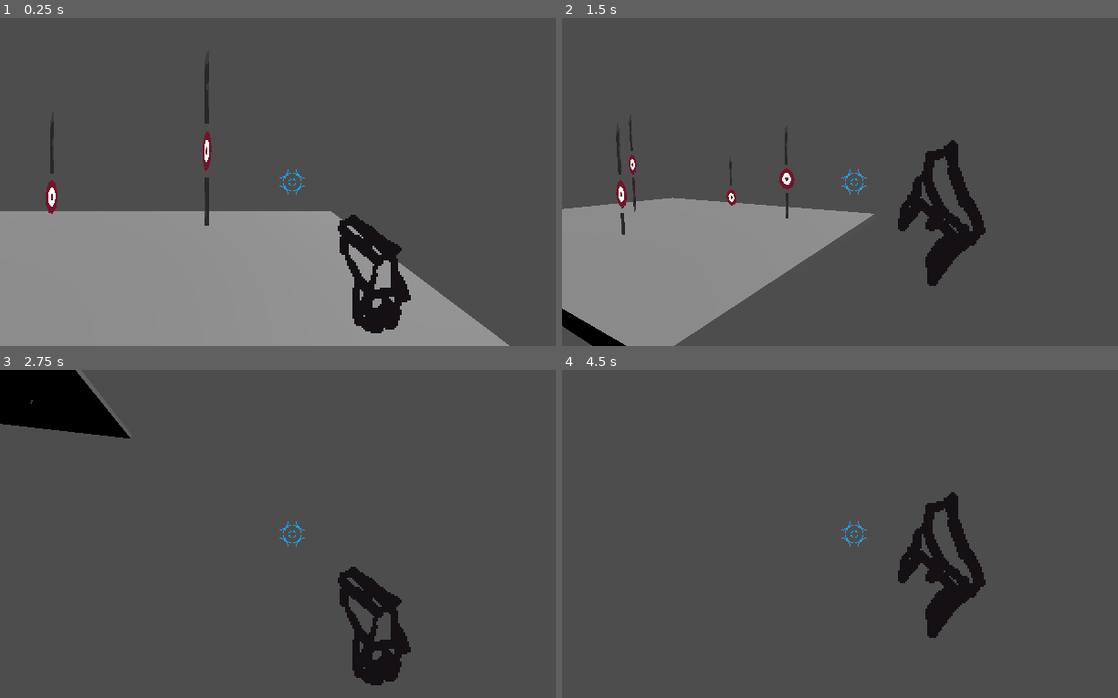
Above: before the commit, frames 1-4 (two rows, left to right).
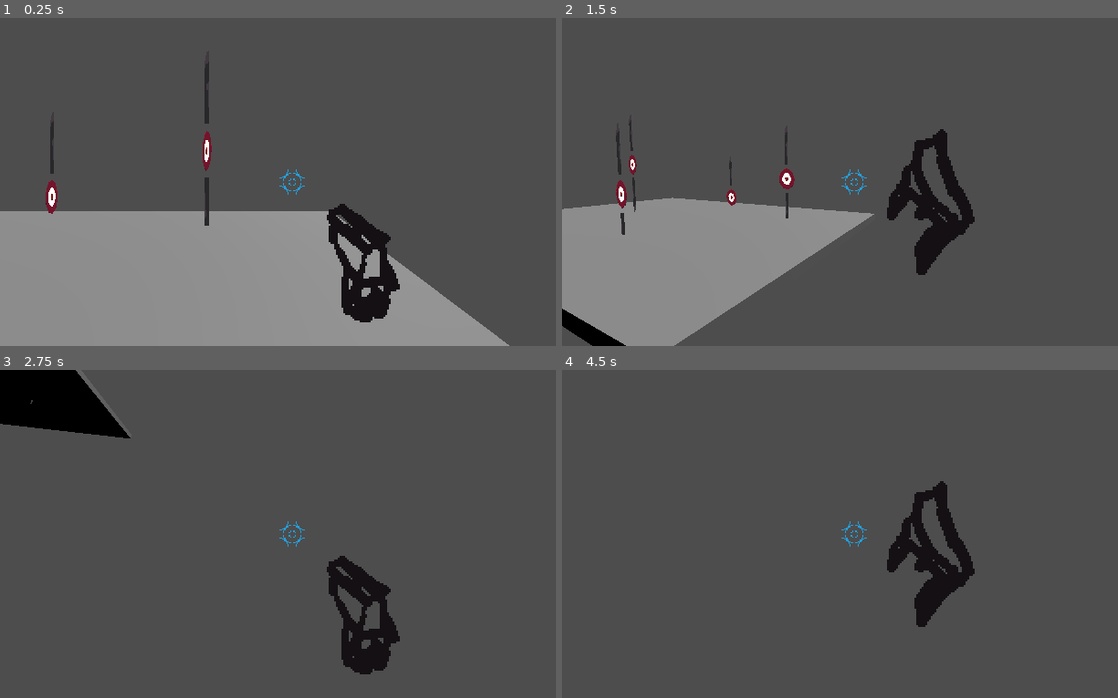
Above: after the commit, the same moments.

Repository: Boxypluto/syrm-phial-edition
Game: Godot game, scene res://system/game.tscn
Same seed, same stepped clock (60 frames per second), same inputs: the game is played once before the commit and once after it.
Inputs (mouse positions are in pixels of both pictures, inside the frame that each line leads up to):
- Up to frame 1 (0.25 s): no input
- Up to frame 2 (1.5 s): move the mouse to (984, 165) at 0.52 s; hold D (Rightward) 0.53-1.28 s; click (984, 165) at 0.6 s; tap Space (Jump) at 0.77 s; move the mouse to (739, 198) at 1.27 s; hold S (Backward) from 1.28 s (still down); click (739, 198) at 1.35 s
- Up to frame 3 (2.75 s): tap Space (Jump) at 1.52 s; move the mouse to (350, 461) at 2.02 s; release S (Backward) at 2.03 s; hold D (Rightward) from 2.03 s (still down); click (350, 461) at 2.1 s
- Up to frame 4 (4.5 s): move the mouse to (823, 599) at 2.77 s; release D (Rightward) at 2.78 s; hold W (Forward) 2.78-3.53 s; click (823, 599) at 2.85 s; tap Space (Jump) at 3.02, 3.77 s; move the mouse to (1029, 583) at 3.52 s; hold A (Leftward) from 3.53 s (still down); click (1029, 583) at 3.6 s; move the mouse to (678, 484) at 4.27 s; click (678, 484) at 4.35 s

The runs differ from the first frame. In frame 1, 2.0% of the frame differs, in the area x 58-74%, y 56-97%; in frame 2, 2.9%, in the area x 58-77%, y 33-82%; in frame 3, 2.0%; in frame 4, 2.9%.

Commit message:
Fix HUD Position

Diff:
--- a/content/player/player.gd
+++ b/content/player/player.gd
@@ -48,8 +48,10 @@
 
 func run_process(_delta: float):
 	velocity = Vector.two_to_three(get_move_input() * speed, velocity.y)
+
 func gravity_process(delta: float):
 	velocity.y -= gravity * delta
+
 func jump_process(_delta: float):
 	if Input.is_action_just_pressed("Jump") and is_on_floor():
 		velocity.y = jump_strength
--- a/system/game.tscn
+++ b/system/game.tscn
@@ -69,6 +69,8 @@
 [node name="3DViewport" type="SubViewport" parent="Game3D"]
 handle_input_locally = false
 size = Vector2i(640, 360)
+size_2d_override = Vector2i(640, 360)
+size_2d_override_stretch = true
 render_target_update_mode = 4
 
 [node name="TestingState1" parent="Game3D/3DViewport" instance=ExtResource("1_pjfh2")]
@@ -102,7 +104,7 @@
 texture = ExtResource("3_aywbb")
 
 [node name="Gun" type="AnimatedSprite2D" parent="HUD"]
-position = Vector2(332, 192)
+position = Vector2(320, 180)
 scale = Vector2(2, 2)
 sprite_frames = SubResource("SpriteFrames_s0nrn")
 animation = &"Shoot"
